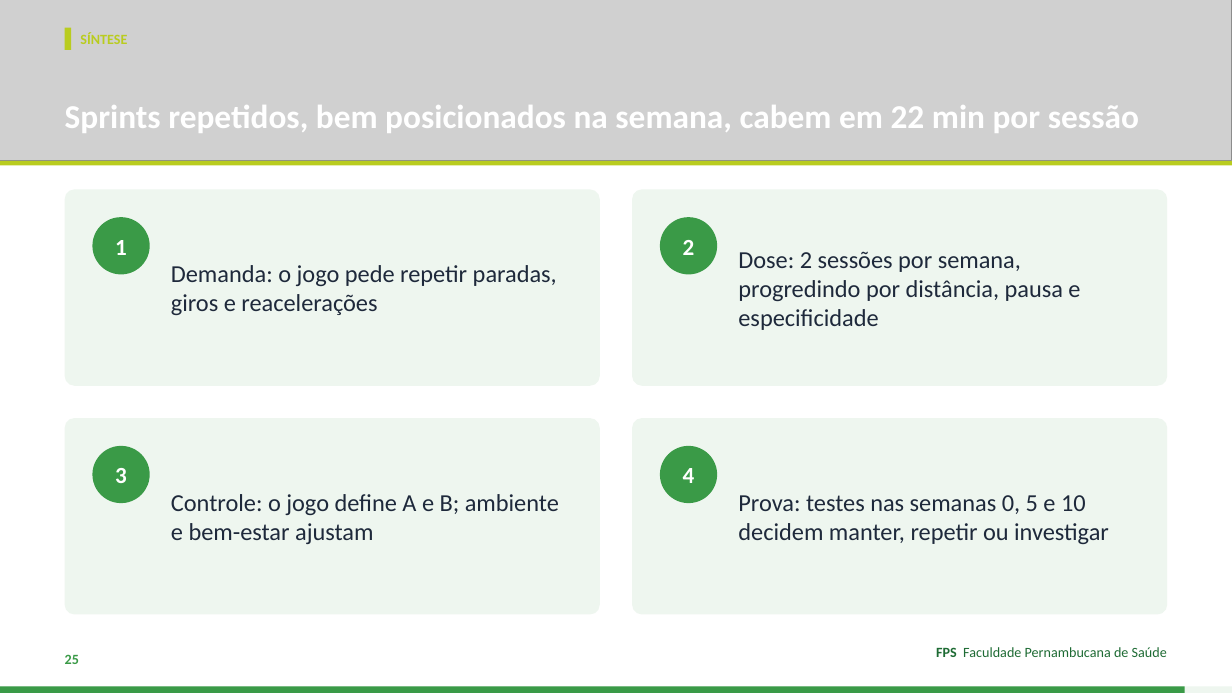
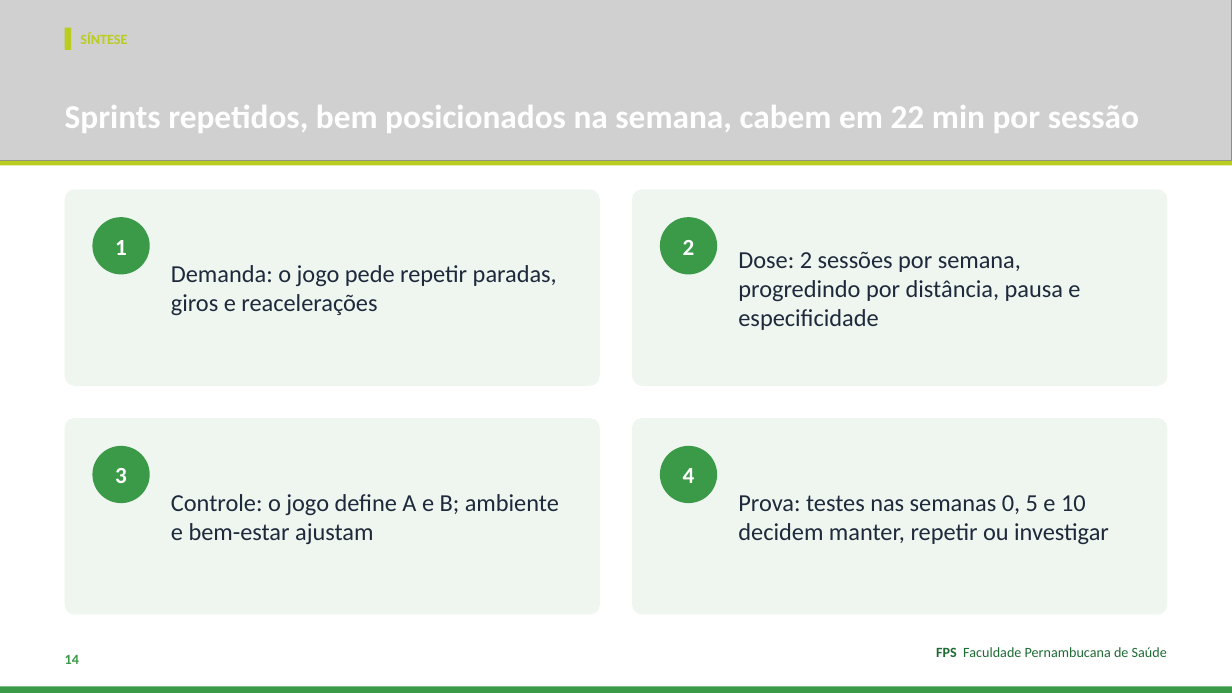
Before and after one commit to Institutomoraisandrade/CRM, a slide deck: slide 14 of trabalho-fps/trabalhos/2026-11-11-handebol-rsa/apresentacao.pptx (slide 25 before the commit). Drawn at 1232x693 pixels with LibreOffice and Linux fonts; fonts in the diff are those of the drawing; grey boxes stand for pictures. Boxes give left, top, right and bottom in pixels: in the first picture for what was removed or moved away, otherwise in the second. Text is boxed around its words. In the diff, an @@ line names an element or a change of style, - is before the commit and + after.

```diff
--- a/trabalho-fps/trabalhos/2026-11-11-handebol-rsa/apresentacao.pptx
+++ b/trabalho-fps/trabalhos/2026-11-11-handebol-rsa/apresentacao.pptx
@@ text at [65, 655, 79, 664]: text changed @@
-25
+14
@@ rectangle: place and size @@
-rectangle at [0, 687, 1185, 693]
+rectangle at [0, 687, 1232, 693]
@@ rectangle removed at [0, 687, 1232, 693] @@
```
Also in this commit, not shown: 12 other slides changed, 1 slide added, 15 slides removed, 4 other files.
